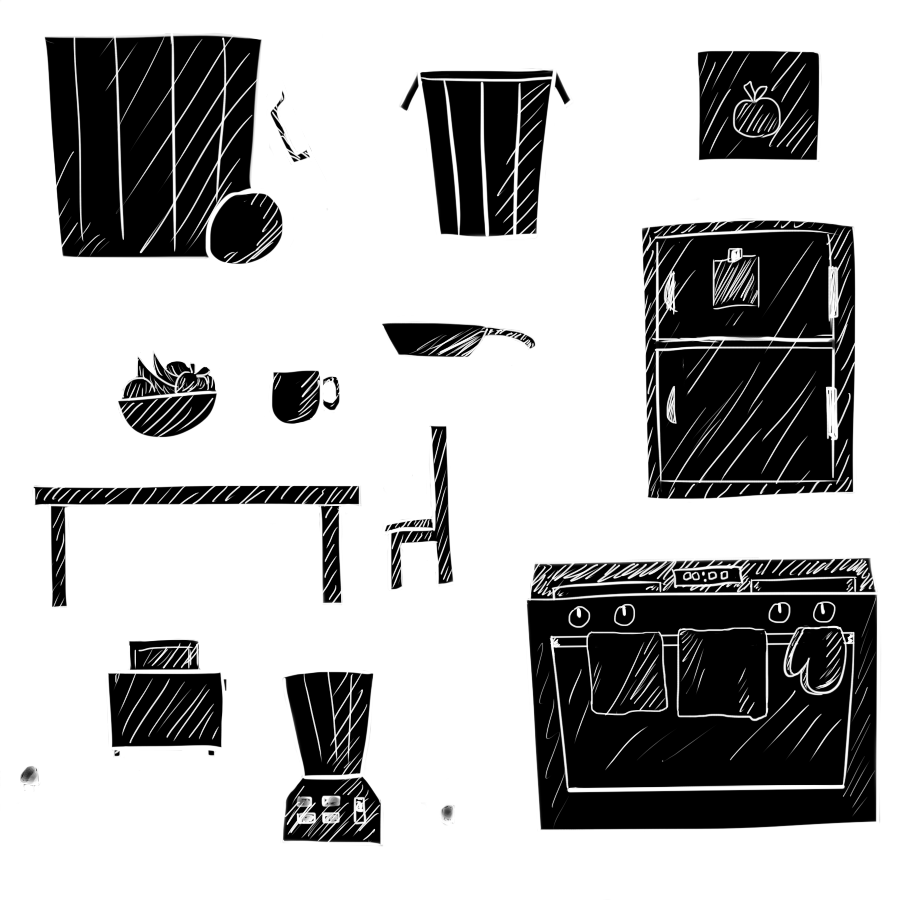
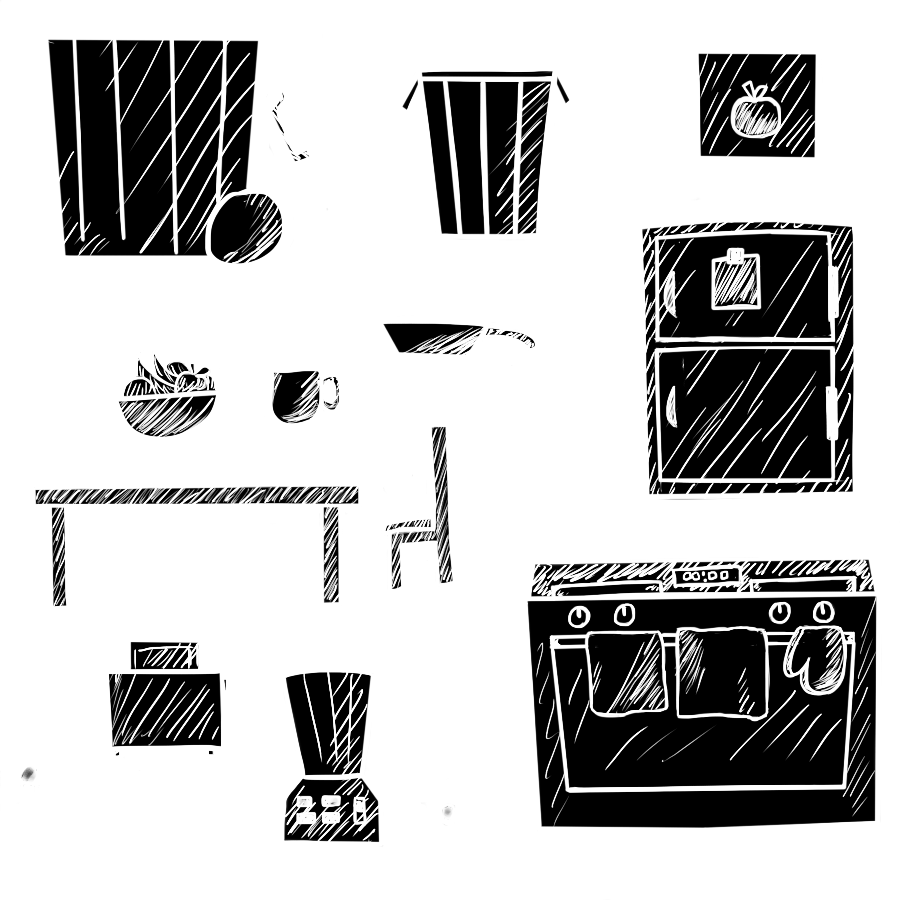
Layer changes from the first 900 x 900 image to the second:
added layer "Layer4" above "Layer2" over [20, 32, 881, 846]
painted on "Layer2" over [20, 32, 881, 846]
painted on "Layer1" over [20, 32, 881, 846]
